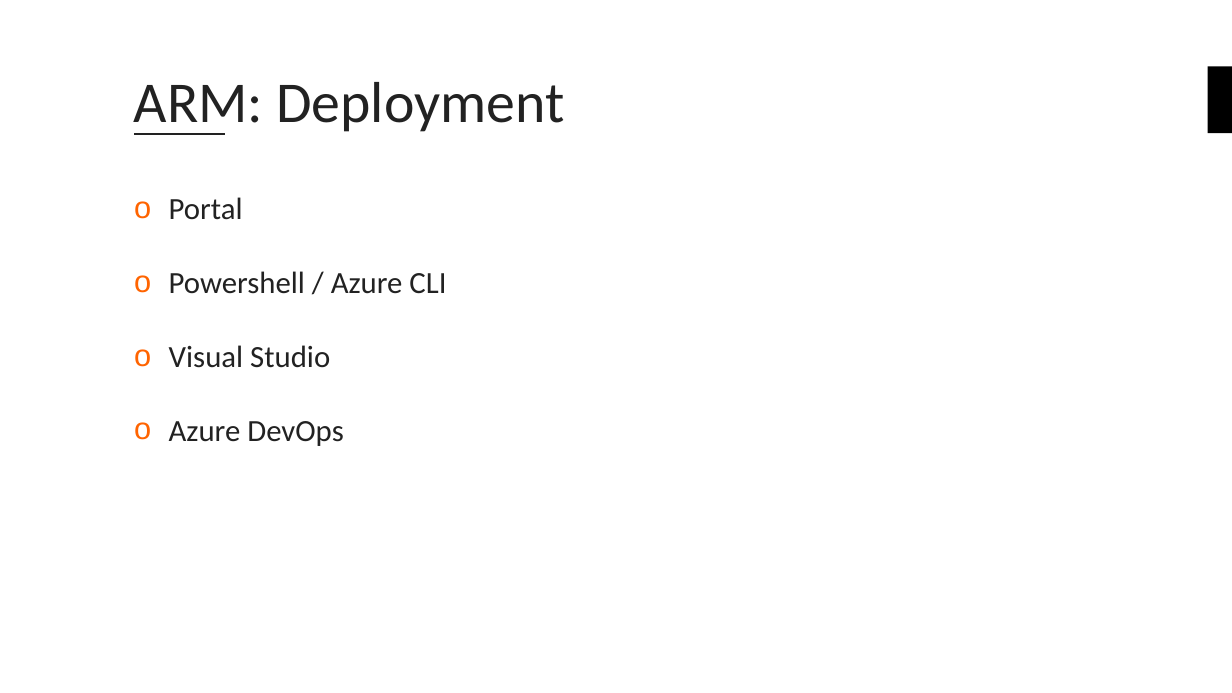
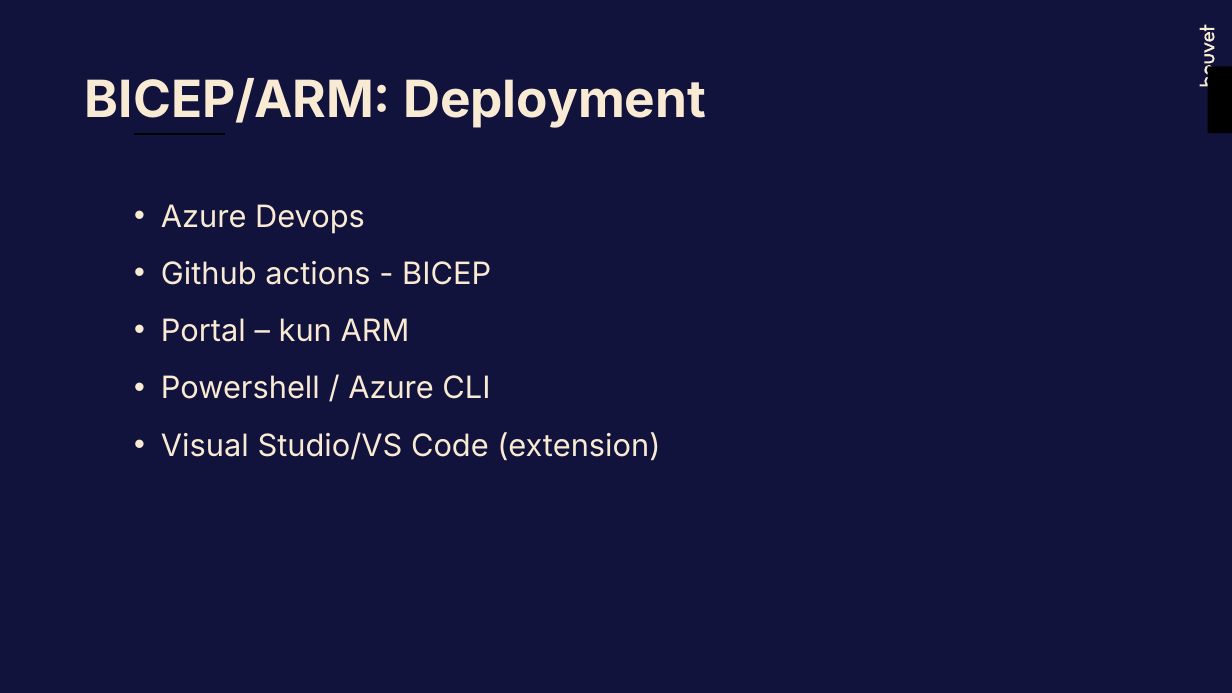
Before and after one commit to bouvet/azure-workshops, a slide deck: slide 22 of Workshop_2/Presentasjon/Azureskolen-Workshop#2.pptx (slide 21 before the commit). Drawn at 1232x693 pixels with LibreOffice and Linux fonts; fonts in the diff are those of the drawing; background and template pictures are left out. Boxes give left, top, right and bottom in pixels: in the first picture for what was removed or moved away, otherwise in the second. Text is boxed around its words. In the diff, an @@ line names an element or a change of style, - is before the commit and + after.

```diff
--- a/Workshop_2/Presentasjon/Azureskolen-Workshop#2.pptx
+++ b/Workshop_2/Presentasjon/Azureskolen-Workshop#2.pptx
@@ background #FFFFFF to #11133C @@
@@ freeform shape added at (1200,25,1215,87), fill #F9EAD3 @@
@@ freeform shape added at (1205,31,1215,42), fill #F9EAD3 @@
@@ freeform shape added at (1207,36,1207,37), fill #11133C at 55% opacity @@
@@ title at (85,78,706,128): text changed; size 45 to 40 pt; font Calibri to Inter; text colour #222222 to #F9EAD3; bold on @@
-ARM: Deployment
+BICEP/ARM: Deployment
@@ title "BICEP/ARM: Deployment" at (85,78,706,128): vertical alignment middle to top @@
@@ line (134, 134) - (226, 134): stroke #222222 2 pt to #000000 2 pt @@
@@ text at (161,204,491,342): text changed; font Calibri to Inter; text colour #222222 to #F9EAD3 @@
-o Portal
+• Azure Devops
+• Github actions - BICEP
+• Portal – kun ARM
@@ text at (161,375,490,399): font Calibri to Inter, text colour #222222 to #F9EAD3 in "Powershell / Azure CLI"; bullet o to •; line spacing 1 to 1.2; more space between paragraphs @@
@@ text at (161,432,660,461): text changed; font Calibri to Inter; text colour #222222 to #F9EAD3 @@
-o Visual Studio
-o Azure DevOps
+• Visual Studio/VS Code (extension)
```
Also in this commit, not shown: 22 other slides changed, 3 slides added, 2 slides removed.
